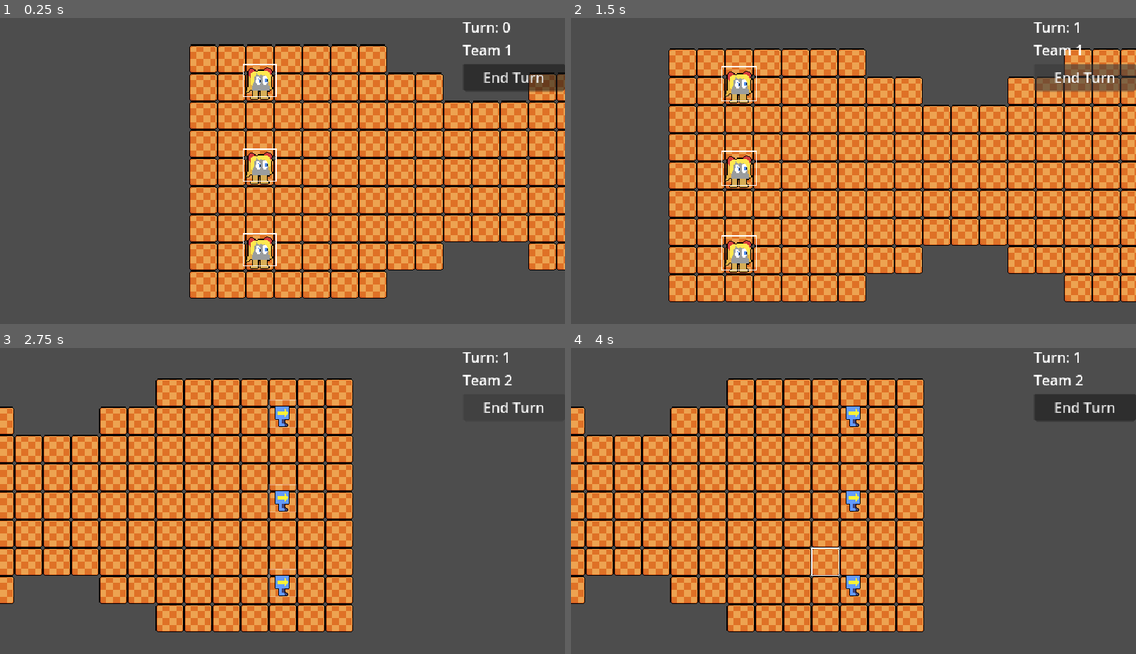
Above: before the commit, frames 1-4 (two rows, left to right).
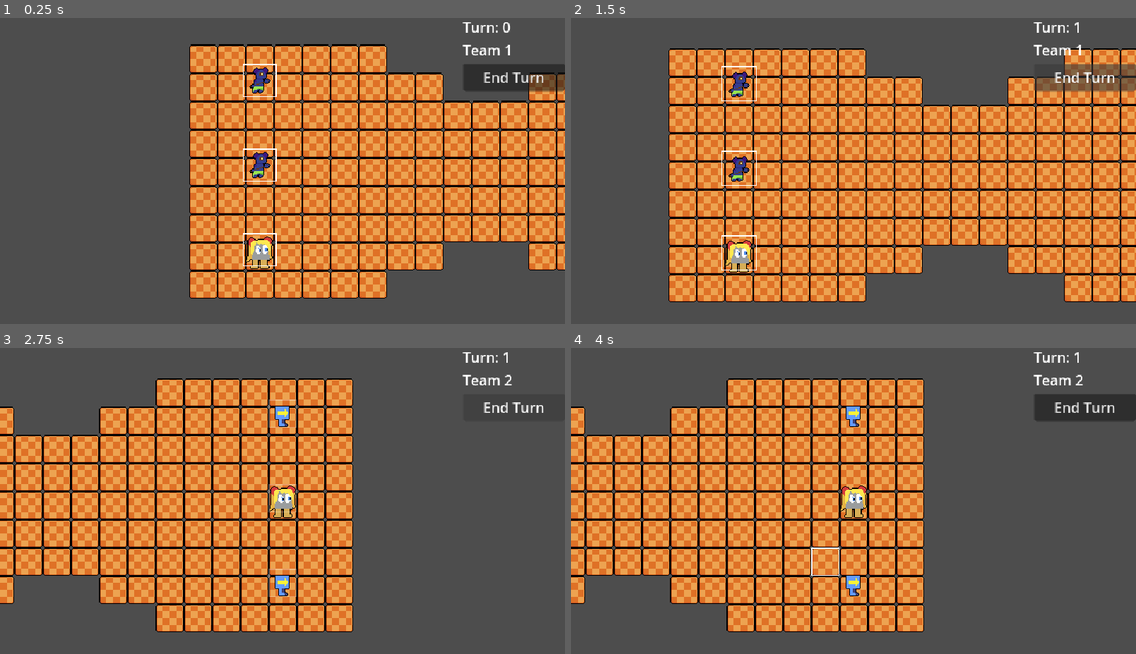
Above: after the commit, the same moments.

Repository: Sciman101/StrategyThing
Game: Godot game, scene res://game.tscn
The game is run twice, just before and just after one commit, with the same random seed, the same clock (stepped at 60 frames per second) and the same inputs.
Inputs (mouse positions are in pixels of both pictures, inside the frame that each line leads up to):
- Up to frame 1 (0.25 s): no input
- Up to frame 2 (1.5 s): click "End Turn" at 0.5 s; click "End Turn" at 1.25 s
- Up to frame 3 (2.75 s): click "End Turn" at 2 s
- Up to frame 4 (4 s): move the mouse to (977, 488) at 2.77 s; click (977, 488) at 2.85 s; drag from (740, 522) to (825, 568) at 3.52 s

The runs differ from the first frame. In frame 1, 0.7% of the frame differs, in the area x 43-49%, y 16-55%; in frame 2, 0.7%; in frame 3, 0.4%; in frame 4, 0.4%.

Commit message:
Added iekika and fixed ap cost not being refunded on canceled action

Diff:
--- /dev/null
+++ b/actions/action_spear_jab.tres
@@ -0,0 +1,12 @@
+[gd_resource type="Resource" load_steps=2 format=3 uid="uid://daebn3ubkq51m"]
+
+[ext_resource type="Script" path="res://scripts/unit/actions/SimpleAttackUnitAction.gd" id="1_gua7n"]
+
+[resource]
+script = ExtResource("1_gua7n")
+damage = 2
+pushback_amt = 0
+max_distance = 2
+name = "Spear Jab"
+description = "Damage a unit for 2 health"
+ap_cost = 2
--- a/board_tiles.tres
+++ b/board_tiles.tres
@@ -13,7 +13,10 @@
 [sub_resource type="TileSetAtlasSource" id="TileSetAtlasSource_nlccq"]
 texture = ExtResource("2_hlt4t")
 texture_region_size = Vector2i(32, 32)
+0:0/next_alternative_id = 2
 0:0/0 = 0
+0:0/1 = 1
+0:0/1/modulate = Color(0.643137, 0.643137, 0.643137, 0.819608)
 
 [resource]
 tile_size = Vector2i(32, 32)
--- a/scripts/Board.gd
+++ b/scripts/Board.gd
@@ -124,10 +124,10 @@
 func highlight_clear():
 	clear_layer(OVERLAY_LAYER)
 
-func highlight_selection(selection):
+func highlight_selection(selection, weak):
 	for cell in selection.cells.keys():
 		if selection.cells[cell]:
-			set_cell(OVERLAY_LAYER, cell, OVERLAY_TILE_INDEX, Vector2.ZERO)
+			set_cell(OVERLAY_LAYER, cell, OVERLAY_TILE_INDEX, Vector2.ZERO, 1 if weak else 0)
 
 #== ASTAR SETUP & UTILITIES ==#
 
@@ -188,8 +188,8 @@
 	var cells = {}
 	var board
 
-	func _init(board):
-		self.board = board
+	func _init(_board):
+		self.board = _board
 
 	func has(position : Vector2i):
 		return cells.get(position, false)
@@ -303,6 +303,6 @@
 		select_cell(path[-1], selected)
 		return self
 
-	func highlight_board():
-		board.highlight_selection(self)
-		return self
+	func highlight_board(weak = false):
+		board.highlight_selection(self, weak)
+		return self
--- a/scripts/Game.gd
+++ b/scripts/Game.gd
@@ -38,13 +38,14 @@
 	camera.bounding_rect = camera.bounding_rect.expand(board.map_to_local(rect.position + rect.size))
 
 	# Create units (TEMP CODE)
-	var UnitGC = UnitRegistry.find_by_id("garbage_chan")
-	var UnitArrowBox = UnitRegistry.find_by_id("arrow_box")
-	board.add_unit(UnitGC, Vector2i(3,1) , 0)
-	board.add_unit(UnitGC, Vector2i(3,4), 0)
+	var UnitGC = UnitRegistry.find_by_id("GC")
+	var UnitArrowBox = UnitRegistry.find_by_id("ArrowBox")
+	var UnitIekika = UnitRegistry.find_by_id("Iekika")
+	board.add_unit(UnitIekika, Vector2i(3,1) , 0)
+	board.add_unit(UnitIekika, Vector2i(3,4), 0)
 	board.add_unit(UnitGC, Vector2i(3,7), 0)
 	board.add_unit(UnitArrowBox, Vector2i(19,1), 1)
-	board.add_unit(UnitArrowBox, Vector2i(19,4), 1)
+	board.add_unit(UnitGC, Vector2i(19,4), 1)
 	board.add_unit(UnitArrowBox, Vector2i(19,7), 1)
 
 	start_game()
@@ -146,10 +147,10 @@
 	current_action = action
 	# Begin action execution
 	var unit = selected_unit
-	await action.execute(self, board, unit, process_action, set_busy)
+	var success = await action.execute(self, board, unit, process_action, set_busy)
 	# Once the action is complete
-	# Take AP from unit
-	unit.action_points -= action.ap_cost
+	if success:
+		unit.action_points -= action.ap_cost
 	current_action = null
 	turn_counter.set_interaction_enabled(true)
 	controls.show()
--- a/scripts/singleton/UnitRegistry.gd
+++ b/scripts/singleton/UnitRegistry.gd
@@ -39,12 +39,11 @@
 				# Look for definition
 				var unit = load(UNIT_PATH + "/" + path + "/Unit" + path + ".tres")
 				if unit:
-					print(unit)
-					if units.has(unit.identifier):
-						print("Warning! Attempting to override unit %s! If this is intentional, consider changing the id" % unit.identifier)
+					if units.has(path):
+						print("Warning! Attempting to override unit %s! If this is intentional, consider changing the id" % path)
 					else:
-						units[unit.identifier] = unit
-						print("Loaded %s (id %s)" % [unit.name, unit.identifier])
+						units[path] = unit
+						print("Loaded %s (id %s)" % [unit.name, path])
 				else:
 					print("Error loading unit " + path + "! Make sure the definition file matches the folder name")
 			path = unit_dir.get_next()
--- a/scripts/unit/UnitDefinition.gd
+++ b/scripts/unit/UnitDefinition.gd
@@ -2,7 +2,6 @@
 extends Resource
 
 @export_category("Unit Info")
-@export var identifier : String
 @export var name : String
 
 @export var portrait : Texture
--- a/scripts/unit/actions/CloneUnitAction.gd
+++ b/scripts/unit/actions/CloneUnitAction.gd
@@ -11,7 +11,7 @@
 	while not move_valid:
 		var result = await control_signal
 		if result.get('cancel'):
-			return
+			return false
 
 		target_pos = result.get('selected_cell')
 		if target_pos:
@@ -26,3 +26,4 @@
 				set_busy.call(true)
 				await game.get_tree().create_tween().tween_property(new_unit, 'offset', o, 0.5).set_ease(Tween.EASE_OUT).set_trans(Tween.TRANS_BOUNCE).finished
 				set_busy.call(false)
+				return true
--- a/scripts/unit/actions/MoveUnitAction.gd
+++ b/scripts/unit/actions/MoveUnitAction.gd
@@ -11,7 +11,7 @@
 	while not move_valid:
 		var result = await control_signal
 		if result.get('cancel'):
-			return
+			return false
 
 		if result.has('highlighted_cell'):
 			var selection2 = selection.clone()
@@ -36,3 +36,4 @@
 					await unit.follow_path(path)
 					set_busy.call(false)
 					unit.play(&'default')
+					return true
--- a/scripts/unit/actions/SimpleAttackUnitAction.gd
+++ b/scripts/unit/actions/SimpleAttackUnitAction.gd
@@ -6,7 +6,7 @@
 
 func execute(game, board, unit, control_signal, set_busy):
 	# Highlight all enemy units
-	var range_selection = board.create_selection().select_within_range(unit.board_position, max_distance)
+	var range_selection = board.create_selection().select_within_range(unit.board_position, max_distance).highlight_board(true)
 	var selection = board.create_selection() \
 		.select_units(1 - unit.team) \
 		.intersection(range_selection) \
@@ -16,7 +16,7 @@
 	while not target_valid:
 		var result = await control_signal
 		if result.get('cancel'):
-			return
+			return false
 
 		target_pos = result.get('selected_cell')
 		if target_pos:
@@ -34,3 +34,4 @@
 					var dir = (enemy_unit.board_position - unit.board_position).clamp(-Vector2i.ONE, Vector2i.ONE)
 					await enemy_unit.hurt(damage, dir * pushback_amt, self)
 					set_busy.call(false)
+					return true
--- a/scripts/unit/actions/TeleportUnitAction.gd
+++ b/scripts/unit/actions/TeleportUnitAction.gd
@@ -8,7 +8,7 @@
 	while not move_valid:
 		var result = await control_signal
 		if result.get('cancel'):
-			return
+			return false
 
 		target_pos = result.get('selected_cell')
 		if target_pos:
@@ -21,3 +21,4 @@
 				board.move_unit(unit, target_pos)
 				await game.get_tree().create_tween().tween_property(unit, 'scale', Vector2.ONE, 0.2).set_ease(Tween.EASE_IN).set_trans(Tween.TRANS_CUBIC).finished
 				set_busy.call(false)
+				return true
--- a/scripts/unit/actions/UnitAction.gd
+++ b/scripts/unit/actions/UnitAction.gd
@@ -13,5 +13,6 @@
 # unit is the unit this is targeting
 # control_signal is passed by the game to allow messages to pass through
 # set_busy can be called by the action to tell the game "don't let the user interrupt this!"
+# Return true if the action is a success, false otherwise. Used to determine AP cost deduction
 func execute(game, board, unit, control_signal, set_busy): # This method is awaited
 	pass
--- a/units/Iekika/UnitIekika.tres
+++ b/units/Iekika/UnitIekika.tres
@@ -1,22 +1,22 @@
-[gd_resource type="Resource" script_class="UnitDefinition" load_steps=8 format=3 uid="uid://dxm4q1fejmhfn"]
+[gd_resource type="Resource" script_class="UnitDefinition" load_steps=9 format=3 uid="uid://dxm4q1fejmhfn"]
 
 [ext_resource type="Resource" uid="uid://r8oh87vu3ff6" path="res://actions/action_move.tres" id="1_6f7ok"]
-[ext_resource type="Resource" uid="uid://w5ms88vui174" path="res://actions/action_kick.tres" id="2_up0nu"]
-[ext_resource type="Texture2D" uid="uid://jnrcd0lgtj22" path="res://units/GC/Attack.png" id="3_urycy"]
-[ext_resource type="SpriteFrames" uid="uid://br75bjvhng1dj" path="res://units/GC/garbage_chan_animations.tres" id="4_oop4d"]
-[ext_resource type="Texture2D" uid="uid://segtmyxmsuo6" path="res://units/GC/Logo.png" id="5_4s6xq"]
-[ext_resource type="Texture2D" uid="uid://8dtvxxdq6jum" path="res://units/GC/Portait.png" id="6_wnqhv"]
+[ext_resource type="Resource" uid="uid://daebn3ubkq51m" path="res://actions/action_spear_jab.tres" id="2_ffm1j"]
+[ext_resource type="Texture2D" uid="uid://v5f64v275rgn" path="res://units/Iekika/Attack.png" id="3_ooecm"]
+[ext_resource type="SpriteFrames" uid="uid://n7apyjggbc0s" path="res://units/Iekika/iekika_animations.tres" id="4_43cm3"]
+[ext_resource type="Texture2D" uid="uid://c0y1yoxxesieh" path="res://units/Iekika/Logo.png" id="5_0gtgt"]
+[ext_resource type="Texture2D" uid="uid://c1of8evs23jx7" path="res://units/Iekika/Defend.png" id="5_ii15m"]
 [ext_resource type="Script" path="res://scripts/unit/UnitDefinition.gd" id="7_5j272"]
+[ext_resource type="Texture2D" uid="uid://ebf57dxs6dtt" path="res://units/Iekika/Portrait.png" id="7_dq86l"]
 
 [resource]
 script = ExtResource("7_5j272")
-identifier = "garbage_chan"
-name = "Garbage-Chan"
-portrait = ExtResource("6_wnqhv")
-logo = ExtResource("5_4s6xq")
-board_animations = ExtResource("4_oop4d")
-attack_sprite = ExtResource("3_urycy")
-defend_sprite = ExtResource("3_urycy")
-max_health = 5
-base_speed = 3
-actions = Array[Resource("res://scripts/unit/actions/UnitAction.gd")]([ExtResource("1_6f7ok"), ExtResource("2_up0nu")])
+name = "Iekika"
+portrait = ExtResource("7_dq86l")
+logo = ExtResource("5_0gtgt")
+board_animations = ExtResource("4_43cm3")
+attack_sprite = ExtResource("3_ooecm")
+defend_sprite = ExtResource("5_ii15m")
+max_health = 6
+base_speed = 4
+actions = Array[Resource("res://scripts/unit/actions/UnitAction.gd")]([ExtResource("1_6f7ok"), ExtResource("2_ffm1j")])
--- /dev/null
+++ b/units/Iekika/iekika_animations.tres
@@ -0,0 +1,56 @@
+[gd_resource type="SpriteFrames" load_steps=7 format=3 uid="uid://n7apyjggbc0s"]
+
+[ext_resource type="Texture2D" uid="uid://doo23mxmyqlgr" path="res://units/Iekika/Iekika.png" id="1_ue70a"]
+
+[sub_resource type="AtlasTexture" id="AtlasTexture_opcpw"]
+atlas = ExtResource("1_ue70a")
+region = Rect2(0, 0, 32, 32)
+
+[sub_resource type="AtlasTexture" id="AtlasTexture_b56f0"]
+atlas = ExtResource("1_ue70a")
+region = Rect2(32, 0, 32, 32)
+
+[sub_resource type="AtlasTexture" id="AtlasTexture_o0m64"]
+atlas = ExtResource("1_ue70a")
+region = Rect2(96, 0, 32, 32)
+
+[sub_resource type="AtlasTexture" id="AtlasTexture_d3f6i"]
+atlas = ExtResource("1_ue70a")
+region = Rect2(32, 0, 32, 32)
+
+[sub_resource type="AtlasTexture" id="AtlasTexture_6kfsx"]
+atlas = ExtResource("1_ue70a")
+region = Rect2(64, 0, 32, 32)
+
+[resource]
+animations = [{
+"frames": [{
+"duration": 1.0,
+"texture": SubResource("AtlasTexture_opcpw")
+}, {
+"duration": 1.0,
+"texture": SubResource("AtlasTexture_b56f0")
+}],
+"loop": true,
+"name": &"default",
+"speed": 2.0
+}, {
+"frames": [{
+"duration": 1.0,
+"texture": SubResource("AtlasTexture_o0m64")
+}],
+"loop": true,
+"name": &"hurt",
+"speed": 2.0
+}, {
+"frames": [{
+"duration": 1.0,
+"texture": SubResource("AtlasTexture_d3f6i")
+}, {
+"duration": 1.0,
+"texture": SubResource("AtlasTexture_6kfsx")
+}],
+"loop": true,
+"name": &"move",
+"speed": 5.0
+}]
Binary file added: units/Iekika/Attack.png
Not shown, added: units/Iekika/Attack.png.import
Binary file added: units/Iekika/Defend.png
Not shown, added: units/Iekika/Defend.png.import
Binary file added: units/Iekika/Iekika.png
Not shown, added: units/Iekika/Iekika.png.import
Binary file added: units/Iekika/Logo.png
Not shown, added: units/Iekika/Logo.png.import
Binary file added: units/Iekika/Portrait.png
Not shown, added: units/Iekika/Portrait.png.import
